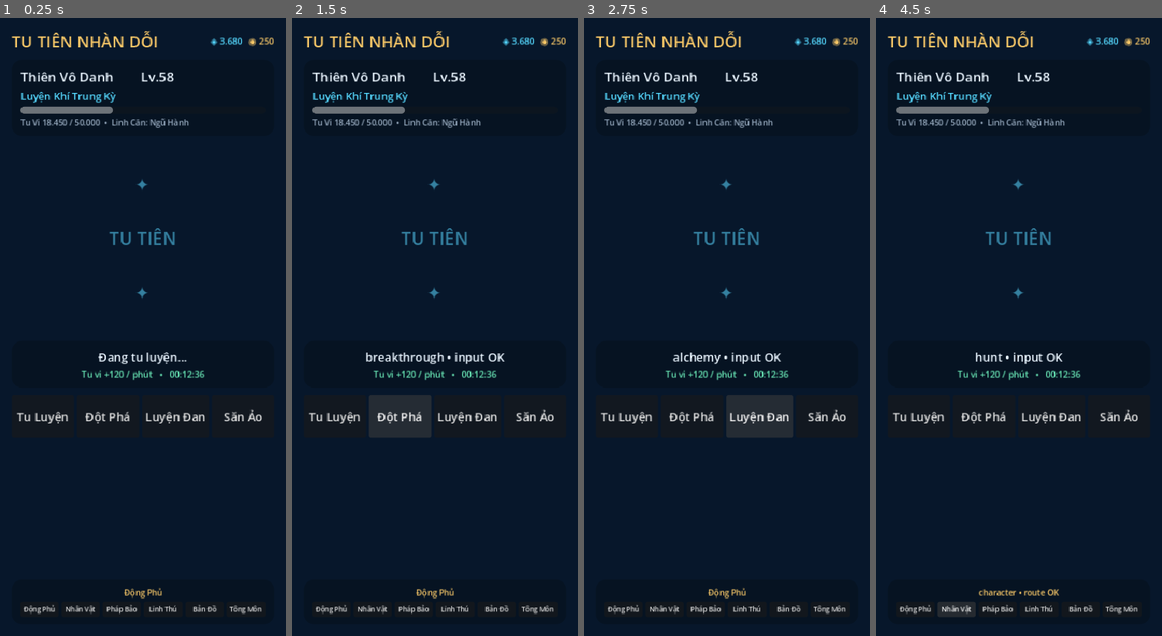
Above: before the commit, frames 1-4 (left to right).
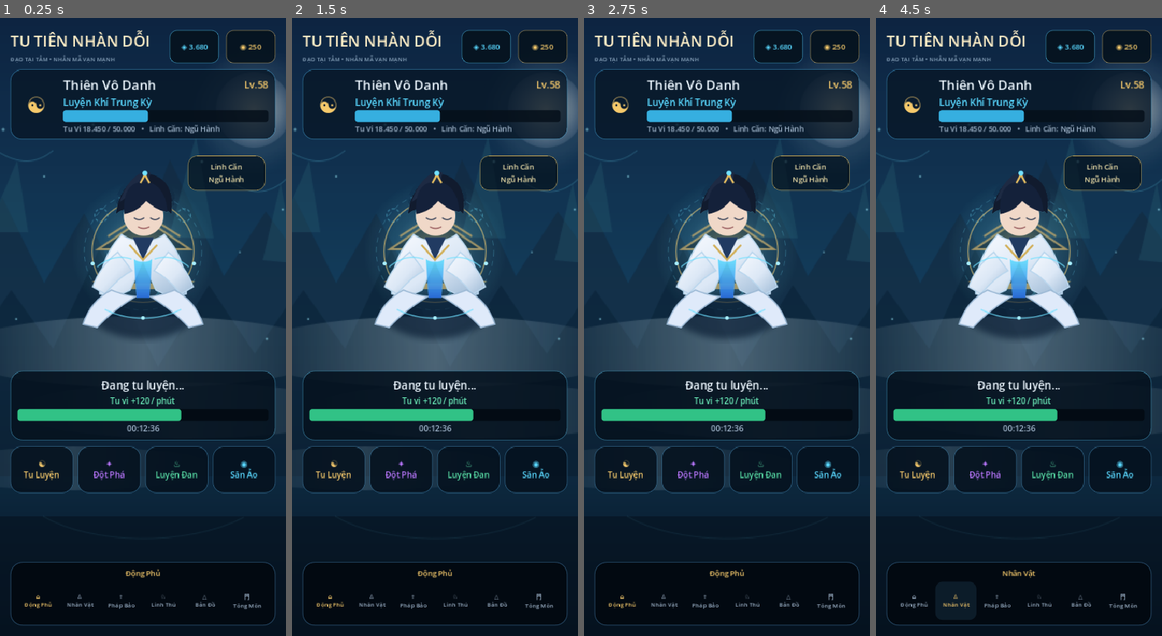
Above: after the commit, the same moments.

Repository: vuanhtuan161094-byte/tutiennhandoi
Game: Godot game, scene res://scenes/main/main.tscn
Same seed, same stepped clock (60 frames per second), same inputs: the game is played once before the commit and once after it.
Inputs (mouse positions are in pixels of both pictures, inside the frame that each line leads up to):
- Up to frame 1 (0.25 s): no input
- Up to frame 2 (1.5 s): click (334, 413) at 0.5 s, where only the run before the commit has a clickable "Tu Luyện"; click (400, 413) at 1.25 s, where only the run before the commit has a clickable "Đột Phá"
- Up to frame 3 (2.75 s): click (758, 413) at 2 s, where only the run before the commit has a clickable "Luyện Đan"
- Up to frame 4 (4.5 s): click (1119, 413) at 2.75 s, where only the run before the commit has a clickable "Săn Ảo"; click (916, 611) at 3.5 s, where only the run before the commit has a clickable "Động Phủ"; click (956, 611) at 4.25 s, where only the run before the commit has a clickable "Nhân Vật"

The runs differ from the first frame. In frame 1, 50% of the frame differs, in the area x 0-100%, y 1-99%; in frame 2, 51%; in frame 3, 51%; in frame 4, 50%.

Commit message:
ui(godot): build home visual slice v1

Diff:
--- a/godot/scripts/main/main.gd
+++ b/godot/scripts/main/main.gd
@@ -1,13 +1,20 @@
 extends Control
 
-const GOLD := Color("f6c667")
-const CYAN := Color("55d9ff")
-const TEXT := Color("eaf5ff")
-const MUTED := Color("98abc0")
-const PANEL := Color(0.025, 0.075, 0.13, 0.90)
+const HOME_STAGE := preload("res://art/generated/home_stage_v1.svg")
+const CULTIVATOR := preload("res://art/generated/home_cultivator_v1.svg")
+
+const GOLD := Color("f5c96b")
+const GOLD_DIM := Color("b88b45")
+const CYAN := Color("59d8ff")
+const MINT := Color("68e6b5")
+const TEXT := Color("edf7ff")
+const MUTED := Color("9eb3c9")
+const INK := Color("061321")
+const PANEL := Color(0.018, 0.055, 0.10, 0.86)
 
 var status_label: Label
 var route_label: Label
+var nav_buttons: Dictionary = {}
 
 func _ready() -> void:
 	_build_ui()
@@ -15,35 +22,38 @@
 	AppState.cultivation_action_requested.connect(_on_action)
 
 func _build_ui() -> void:
-	var bg := ColorRect.new()
-	bg.set_anchors_and_offsets_preset(Control.PRESET_FULL_RECT)
-	bg.color = Color("07172b")
-	add_child(bg)
+	var world := TextureRect.new()
+	world.texture = HOME_STAGE
+	world.set_anchors_and_offsets_preset(Control.PRESET_FULL_RECT)
+	world.expand_mode = TextureRect.EXPAND_IGNORE_SIZE
+	world.stretch_mode = TextureRect.STRETCH_KEEP_ASPECT_COVERED
+	world.mouse_filter = Control.MOUSE_FILTER_IGNORE
+	add_child(world)
+
+	var veil := ColorRect.new()
+	veil.set_anchors_and_offsets_preset(Control.PRESET_FULL_RECT)
+	veil.color = Color(0.01, 0.04, 0.08, 0.18)
+	veil.mouse_filter = Control.MOUSE_FILTER_IGNORE
+	add_child(veil)
 
 	var safe := MarginContainer.new()
 	safe.set_anchors_and_offsets_preset(Control.PRESET_FULL_RECT)
-	for side in ["left", "right", "top", "bottom"]:
-		safe.add_theme_constant_override("margin_%s" % side, 16)
+	safe.add_theme_constant_override("margin_left", 14)
+	safe.add_theme_constant_override("margin_right", 14)
+	safe.add_theme_constant_override("margin_top", 16)
+	safe.add_theme_constant_override("margin_bottom", 14)
 	add_child(safe)
 
 	var page := VBoxContainer.new()
-	page.add_theme_constant_override("separation", 10)
+	page.add_theme_constant_override("separation", 8)
 	safe.add_child(page)
+
 	page.add_child(_top_bar())
 	page.add_child(_hero_card())
-
-	var stage := CenterContainer.new()
-	stage.custom_minimum_size = Vector2(0, 260)
-	var aura := Label.new()
-	aura.text = "✦\n\n   TU TIÊN   \n\n✦"
-	aura.horizontal_alignment = HORIZONTAL_ALIGNMENT_CENTER
-	aura.add_theme_font_size_override("font_size", 24)
-	aura.add_theme_color_override("font_color", Color(0.35, 0.84, 1.0, 0.55))
-	stage.add_child(aura)
-	page.add_child(stage)
-
+	page.add_child(_stage())
 	page.add_child(_cultivation_card())
 	page.add_child(_action_row())
+
 	var flex := Control.new()
 	flex.size_flags_vertical = Control.SIZE_EXPAND_FILL
 	page.add_child(flex)
@@ -51,84 +61,213 @@
 
 func _top_bar() -> Control:
 	var row := HBoxContainer.new()
-	row.add_theme_constant_override("separation", 8)
-	var title := _label("TU TIÊN NHÀN DỖI", 22, GOLD)
-	title.size_flags_horizontal = Control.SIZE_EXPAND_FILL
-	row.add_child(title)
-	row.add_child(_label("◈ 3.680", 12, CYAN))
-	row.add_child(_label("◉ 250", 12, GOLD))
+	row.custom_minimum_size = Vector2(0, 42)
+	row.add_theme_constant_override("separation", 9)
+
+	var brand := VBoxContainer.new()
+	brand.size_flags_horizontal = Control.SIZE_EXPAND_FILL
+	brand.add_child(_label("TU TIÊN NHÀN DỖI", 21, Color("fff0c8")))
+	brand.add_child(_label("ĐẠO TẠI TÂM • NHÂN MÃ VẠN MẠNH", 8, Color(0.72, 0.83, 0.92, 0.72)))
+	row.add_child(brand)
+
+	row.add_child(_resource_pill("◈ 3.680", CYAN))
+	row.add_child(_resource_pill("◉ 250", GOLD))
 	return row
 
 func _hero_card() -> Control:
-	var box := _panel()
-	var col := VBoxContainer.new()
-	col.add_child(_label("Thiên Vô Danh        Lv.58", 18, TEXT))
-	col.add_child(_label("Luyện Khí Trung Kỳ", 14, CYAN))
+	var box := _glass_panel(Color(0.03, 0.09, 0.15, 0.80), 15, Color(0.25, 0.60, 0.78, 0.42))
+	var row := HBoxContainer.new()
+	row.add_theme_constant_override("separation", 10)
+
+	var portrait := Label.new()
+	portrait.text = "☯"
+	portrait.custom_minimum_size = Vector2(52, 52)
+	portrait.horizontal_alignment = HORIZONTAL_ALIGNMENT_CENTER
+	portrait.vertical_alignment = VERTICAL_ALIGNMENT_CENTER
+	portrait.add_theme_font_size_override("font_size", 30)
+	portrait.add_theme_color_override("font_color", GOLD)
+	row.add_child(portrait)
+
+	var data := VBoxContainer.new()
+	data.size_flags_horizontal = Control.SIZE_EXPAND_FILL
+	data.add_theme_constant_override("separation", 2)
+
+	var title := HBoxContainer.new()
+	var name := _label("Thiên Vô Danh", 18, TEXT)
+	name.size_flags_horizontal = Control.SIZE_EXPAND_FILL
+	title.add_child(name)
+	title.add_child(_label("Lv.58", 13, GOLD))
+	data.add_child(title)
+	data.add_child(_label("Luyện Khí Trung Kỳ", 13, CYAN))
+
 	var p := ProgressBar.new()
 	p.max_value = 50000
 	p.value = 18450
 	p.show_percentage = false
-	p.custom_minimum_size = Vector2(0, 10)
-	col.add_child(p)
-	col.add_child(_label("Tu Vi 18.450 / 50.000  •  Linh Căn: Ngũ Hành", 11, MUTED))
-	box.add_child(col)
-	return box
+	p.custom_minimum_size = Vector2(0, 8)
+	p.add_theme_stylebox_override("background", _flat(Color(0.02, 0.06, 0.10, 0.85), 4))
+	p.add_theme_stylebox_override("fill", _flat(Color(0.22, 0.72, 0.92, 0.95), 4))
+	data.add_child(p)
+	data.add_child(_label("Tu Vi 18.450 / 50.000   •   Linh Căn: Ngũ Hành", 10, MUTED))
+	row.add_child(data)
+
+	box.add_child(row)
+	return box
+
+func _stage() -> Control:
+	var stage := Control.new()
+	stage.custom_minimum_size = Vector2(0, 300)
+	stage.clip_contents = false
+
+	var halo := Label.new()
+	halo.text = "◌     ✦     ◌\n\n\n      ✧"
+	halo.set_anchors_preset(Control.PRESET_FULL_RECT)
+	halo.horizontal_alignment = HORIZONTAL_ALIGNMENT_CENTER
+	halo.vertical_alignment = VERTICAL_ALIGNMENT_CENTER
+	halo.add_theme_font_size_override("font_size", 25)
+	halo.add_theme_color_override("font_color", Color(0.42, 0.88, 1.0, 0.40))
+	halo.mouse_filter = Control.MOUSE_FILTER_IGNORE
+	stage.add_child(halo)
+
+	var center := CenterContainer.new()
+	center.set_anchors_and_offsets_preset(Control.PRESET_FULL_RECT)
+	center.mouse_filter = Control.MOUSE_FILTER_IGNORE
+	var hero := TextureRect.new()
+	hero.texture = CULTIVATOR
+	hero.custom_minimum_size = Vector2(220, 282)
+	hero.expand_mode = TextureRect.EXPAND_IGNORE_SIZE
+	hero.stretch_mode = TextureRect.STRETCH_KEEP_ASPECT_CENTERED
+	hero.mouse_filter = Control.MOUSE_FILTER_IGNORE
+	center.add_child(hero)
+	stage.add_child(center)
+
+	var realm := _glass_panel(Color(0.02, 0.07, 0.11, 0.70), 12, Color(0.87, 0.70, 0.32, 0.45))
+	realm.set_anchors_preset(Control.PRESET_TOP_RIGHT)
+	realm.position = Vector2(-120, 14)
+	realm.size = Vector2(106, 48)
+	var realm_text := _label("Linh Căn\nNgũ Hành", 10, Color("e9dba6"))
+	realm_text.horizontal_alignment = HORIZONTAL_ALIGNMENT_CENTER
+	realm.add_child(realm_text)
+	stage.add_child(realm)
+
+	return stage
 
 func _cultivation_card() -> Control:
-	var box := _panel()
+	var box := _glass_panel(Color(0.02, 0.07, 0.12, 0.88), 16, Color(0.26, 0.58, 0.72, 0.46))
 	var col := VBoxContainer.new()
-	status_label = _label("Đang tu luyện...", 16, TEXT)
+	col.add_theme_constant_override("separation", 3)
+
+	status_label = _label("Đang tu luyện...", 15, TEXT)
 	status_label.horizontal_alignment = HORIZONTAL_ALIGNMENT_CENTER
 	col.add_child(status_label)
-	var rate := _label("Tu vi +120 / phút   •   00:12:36", 12, Color("68e6b5"))
+
+	var rate := _label("Tu vi +120 / phút", 11, MINT)
 	rate.horizontal_alignment = HORIZONTAL_ALIGNMENT_CENTER
 	col.add_child(rate)
+
+	var p := ProgressBar.new()
+	p.max_value = 100
+	p.value = 63
+	p.show_percentage = false
+	p.custom_minimum_size = Vector2(0, 7)
+	p.add_theme_stylebox_override("background", _flat(Color(0.01, 0.04, 0.07, 0.9), 4))
+	p.add_theme_stylebox_override("fill", _flat(Color(0.20, 0.80, 0.55, 0.95), 4))
+	col.add_child(p)
+
+	var time := _label("00:12:36", 11, MUTED)
+	time.horizontal_alignment = HORIZONTAL_ALIGNMENT_CENTER
+	col.add_child(time)
+
 	box.add_child(col)
 	return box
 
 func _action_row() -> Control:
 	var row := HBoxContainer.new()
-	for data in [["Tu Luyện", &"cultivate"], ["Đột Phá", &"breakthrough"], ["Luyện Đan", &"alchemy"], ["Săn Ảo", &"hunt"]]:
+	row.add_theme_constant_override("separation", 6)
+	for data in [
+		["☯", "Tu Luyện", &"cultivate", GOLD],
+		["✦", "Đột Phá", &"breakthrough", Color("bb77ff")],
+		["♨", "Luyện Đan", &"alchemy", Color("56d9a3")],
+		["◉", "Săn Ảo", &"hunt", CYAN],
+	]:
 		var b := Button.new()
-		b.text = data[0]
+		b.text = "%s\n%s" % [data[0], data[1]]
 		b.size_flags_horizontal = Control.SIZE_EXPAND_FILL
-		b.custom_minimum_size = Vector2(0, 58)
-		b.pressed.connect(AppState.request_cultivation_action.bind(data[1]))
+		b.custom_minimum_size = Vector2(0, 64)
+		b.add_theme_font_size_override("font_size", 11)
+		b.add_theme_color_override("font_color", data[3])
+		b.add_theme_color_override("font_hover_color", Color.WHITE)
+		b.add_theme_stylebox_override("normal", _flat(Color(0.02, 0.07, 0.12, 0.90), 14, Color(0.18, 0.37, 0.50, 0.72), 1))
+		b.add_theme_stylebox_override("hover", _flat(Color(0.04, 0.13, 0.20, 0.96), 14, data[3], 1))
+		b.add_theme_stylebox_override("pressed", _flat(Color(0.03, 0.09, 0.15, 1.0), 14, GOLD, 2))
+		b.pressed.connect(AppState.request_cultivation_action.bind(data[2]))
 		row.add_child(b)
 	return row
 
 func _nav() -> Control:
-	var box := _panel()
+	var box := _glass_panel(Color(0.01, 0.035, 0.065, 0.96), 16, Color(0.22, 0.40, 0.55, 0.55))
 	var col := VBoxContainer.new()
-	route_label = _label("Động Phủ", 11, GOLD)
+	col.add_theme_constant_override("separation", 5)
+
+	route_label = _label("Động Phủ", 10, GOLD)
 	route_label.horizontal_alignment = HORIZONTAL_ALIGNMENT_CENTER
 	col.add_child(route_label)
-	var row := HBoxContainer.new()
-	for data in [["Động Phủ", &"home"], ["Nhân Vật", &"character"], ["Pháp Bảo", &"artifacts"], ["Linh Thú", &"pets"], ["Bản Đồ", &"world"], ["Tông Môn", &"faction"]]:
+
+	var row := HBoxContainer.new()
+	row.add_theme_constant_override("separation", 1)
+	for data in [
+		["⌂", "Động Phủ", &"home"], ["♙", "Nhân Vật", &"character"],
+		["†", "Pháp Bảo", &"artifacts"], ["♘", "Linh Thú", &"pets"],
+		["△", "Bản Đồ", &"world"], ["門", "Tông Môn", &"faction"],
+	]:
 		var b := Button.new()
-		b.text = data[0]
+		b.text = "%s\n%s" % [data[0], data[1]]
 		b.size_flags_horizontal = Control.SIZE_EXPAND_FILL
-		b.add_theme_font_size_override("font_size", 9)
-		b.pressed.connect(AppState.request_route.bind(data[1]))
+		b.custom_minimum_size = Vector2(0, 52)
+		b.add_theme_font_size_override("font_size", 8)
+		b.add_theme_stylebox_override("normal", StyleBoxEmpty.new())
+		b.add_theme_stylebox_override("hover", _flat(Color(0.06, 0.13, 0.19, 0.78), 10))
+		b.add_theme_color_override("font_color", GOLD if data[2] == &"home" else MUTED)
+		b.add_theme_color_override("font_hover_color", GOLD)
+		b.pressed.connect(AppState.request_route.bind(data[2]))
+		nav_buttons[data[2]] = b
 		row.add_child(b)
+
 	col.add_child(row)
 	box.add_child(col)
 	return box
 
-func _panel() -> PanelContainer:
+func _resource_pill(value: String, accent: Color) -> Control:
+	var box := _glass_panel(Color(0.02, 0.07, 0.11, 0.88), 10, Color(accent, 0.28))
+	box.custom_minimum_size = Vector2(68, 31)
+	var l := _label(value, 10, accent)
+	l.horizontal_alignment = HORIZONTAL_ALIGNMENT_CENTER
+	l.vertical_alignment = VERTICAL_ALIGNMENT_CENTER
+	box.add_child(l)
+	return box
+
+func _glass_panel(fill: Color, radius: int, border: Color) -> PanelContainer:
 	var p := PanelContainer.new()
+	p.add_theme_stylebox_override("panel", _flat(fill, radius, border, 1))
+	return p
+
+func _flat(fill: Color, radius: int, border: Color = Color.TRANSPARENT, border_width: int = 0) -> StyleBoxFlat:
 	var s := StyleBoxFlat.new()
-	s.bg_color = PANEL
-	s.corner_radius_top_left = 14
-	s.corner_radius_top_right = 14
-	s.corner_radius_bottom_left = 14
-	s.corner_radius_bottom_right = 14
-	s.content_margin_left = 12
-	s.content_margin_right = 12
-	s.content_margin_top = 10
-	s.content_margin_bottom = 10
-	p.add_theme_stylebox_override("panel", s)
-	return p
+	s.bg_color = fill
+	s.corner_radius_top_left = radius
+	s.corner_radius_top_right = radius
+	s.corner_radius_bottom_left = radius
+	s.corner_radius_bottom_right = radius
+	s.border_color = border
+	s.border_width_left = border_width
+	s.border_width_top = border_width
+	s.border_width_right = border_width
+	s.border_width_bottom = border_width
+	s.content_margin_left = 10
+	s.content_margin_right = 10
+	s.content_margin_top = 8
+	s.content_margin_bottom = 8
+	return s
 
 func _label(value: String, size: int, color: Color) -> Label:
 	var l := Label.new()
@@ -138,7 +277,18 @@
 	return l
 
 func _on_route_changed(route_id: StringName) -> void:
-	route_label.text = "%s • route OK" % String(route_id)
+	var names := {
+		&"home": "Động Phủ", &"character": "Nhân Vật", &"artifacts": "Pháp Bảo",
+		&"pets": "Linh Thú", &"world": "Bản Đồ", &"faction": "Tông Môn"
+	}
+	route_label.text = names.get(route_id, String(route_id))
+	for id in nav_buttons:
+		var b: Button = nav_buttons[id]
+		b.add_theme_color_override("font_color", GOLD if id == route_id else MUTED)
 
 func _on_action(action_id: StringName) -> void:
-	status_label.text = "%s • input OK" % String(action_id)
+	var names := {
+		&"cultivate": "Tu Luyện", &"breakthrough": "Đột Phá",
+		&"alchemy": "Luyện Đan", &"hunt": "Săn Ảo"
+	}
+	status_label.text = "%s • đã nhận lệnh" % names.get(action_id, String(action_id))
